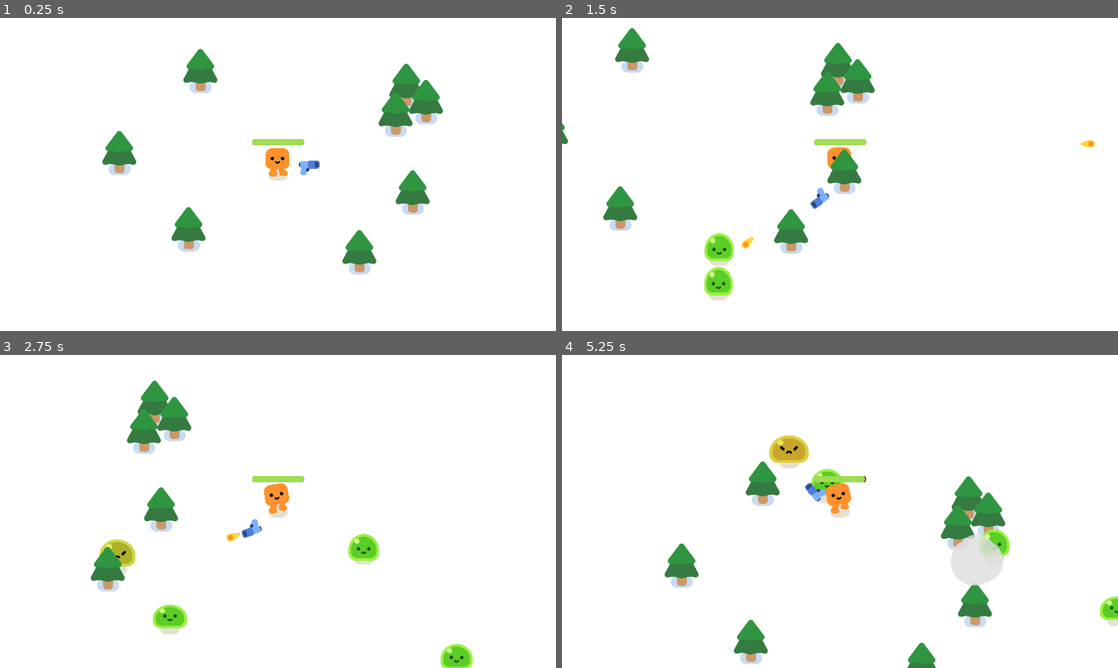
Above: before the commit, frames 1-4 (two rows, left to right).
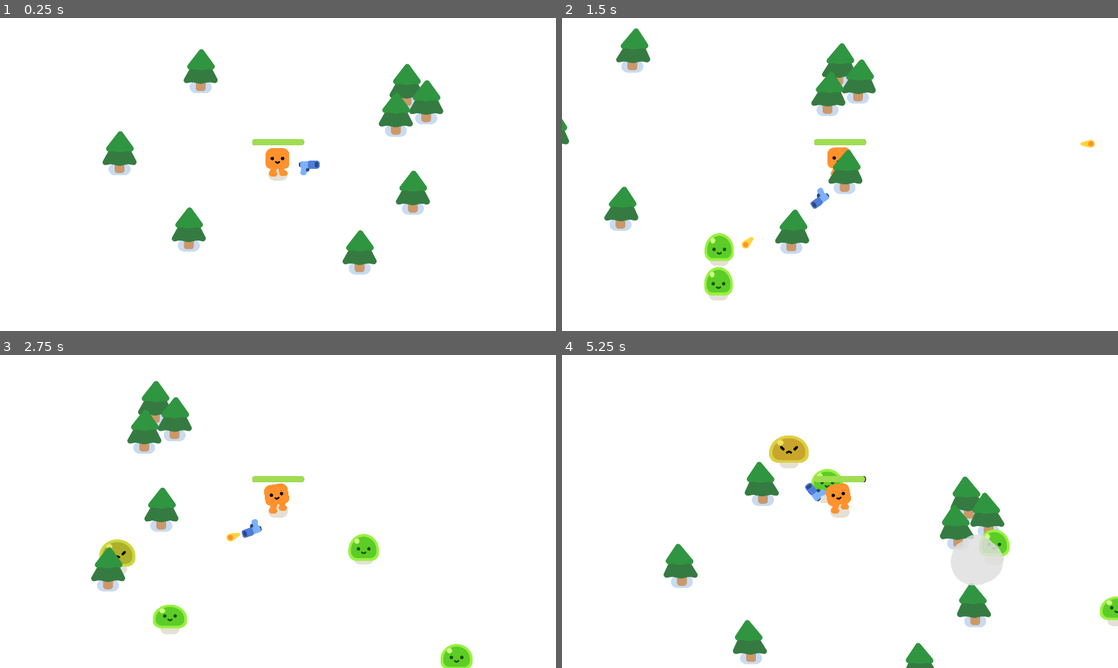
Above: after the commit, the same moments.

Repository: CP-SDBG/2d-project-start
Game: Godot game, scene res://survivors_game.tscn
Two runs of this game, one before a commit and one after it. Both use one fixed random seed, a clock stepped at 60 frames per second and the inputs below.
Inputs:
- Up to frame 1 (0.25 s): no input
- Up to frame 2 (1.5 s): hold D (move_right) 0.53-1.28 s; hold S (move_down) from 1.28 s (still down)
- Up to frame 3 (2.75 s): release S (move_down) at 2.03 s; hold D (move_right) from 2.03 s (still down)
- Up to frame 4 (5.25 s): release D (move_right) at 2.78 s; hold W (move_up) 2.78-3.53 s; hold A (move_left) 3.53-5.03 s; hold S (move_down) from 5.03 s (still down)

The runs differ from the first frame. In frame 1, 0.4% of the frame differs, in the area x 18-80%, y 9-81%; in frame 2, 0.9%, in the area x 0-57%, y 3-75%; in frame 3, 0.3%; in frame 4, 0.9%.

Commit message:
added shader to pine tree

Diff:
--- a/pine_tree.tscn
+++ b/pine_tree.tscn
@@ -1,7 +1,12 @@
-[gd_scene load_steps=4 format=3 uid="uid://1hybo7rhubrg"]
+[gd_scene load_steps=7 format=3 uid="uid://1hybo7rhubrg"]
 
 [ext_resource type="Texture2D" uid="uid://b7rhtttevhxtj" path="res://characters/ground_shadow.png" id="1_8cx11"]
-[ext_resource type="Texture2D" uid="uid://caqfk2xng5v5u" path="res://trees/pine_tree.png" id="2_lavtw"]
+[ext_resource type="Texture2D" uid="uid://bg46i5wtxs7rp" path="res://trees/pine_tree - base.png" id="2_3qme0"]
+[ext_resource type="Shader" path="res://tree.gdshader" id="2_lh6b4"]
+[ext_resource type="Texture2D" uid="uid://dkvrpqe4byu1f" path="res://trees/pine_tree - top.png" id="4_u8wlr"]
+
+[sub_resource type="ShaderMaterial" id="ShaderMaterial_o630k"]
+shader = ExtResource("2_lh6b4")
 
 [sub_resource type="CircleShape2D" id="CircleShape2D_mh3h4"]
 radius = 18.0278
@@ -13,9 +18,14 @@
 scale = Vector2(0.904762, 0.807692)
 texture = ExtResource("1_8cx11")
 
-[node name="PineTree" type="Sprite2D" parent="."]
+[node name="PineTree_base" type="Sprite2D" parent="."]
 position = Vector2(-1, -63)
-texture = ExtResource("2_lavtw")
+texture = ExtResource("2_3qme0")
+
+[node name="PineTree_top" type="Sprite2D" parent="."]
+material = SubResource("ShaderMaterial_o630k")
+position = Vector2(-1, -62)
+texture = ExtResource("4_u8wlr")
 
 [node name="CollisionShape2D" type="CollisionShape2D" parent="."]
 shape = SubResource("CircleShape2D_mh3h4")
--- a/project.godot
+++ b/project.godot
@@ -74,7 +74,7 @@
 
 [application]
 
-config/name="Your First 2D Game With Godot 4: START (GDQuest)"
+config/name="Your First 2D Game With Godot 4:"
 run/main_scene="res://survivors_game.tscn"
 config/features=PackedStringArray("4.3", "Forward Plus")
 config/icon="res://icon.png"
--- /dev/null
+++ b/tree.gdshader
@@ -0,0 +1,16 @@
+shader_type canvas_item;
+
+void vertex() {
+	if (VERTEX.y < 0.0) {
+		VERTEX += vec2(sin(TIME * 1.0) * 15.0 , 0);
+	}
+}
+
+void fragment() {
+	// Called for every pixel the material is visible on.
+}
+
+//void light() {
+	// Called for every pixel for every light affecting the CanvasItem.
+	// Uncomment to replace the default light processing function with this one.
+//}
Binary file added: trees/pine_tree - base.png
Not shown, added: trees/pine_tree - base.png.import
Binary file added: trees/pine_tree - top.png
Not shown, added: trees/pine_tree - top.png.import
